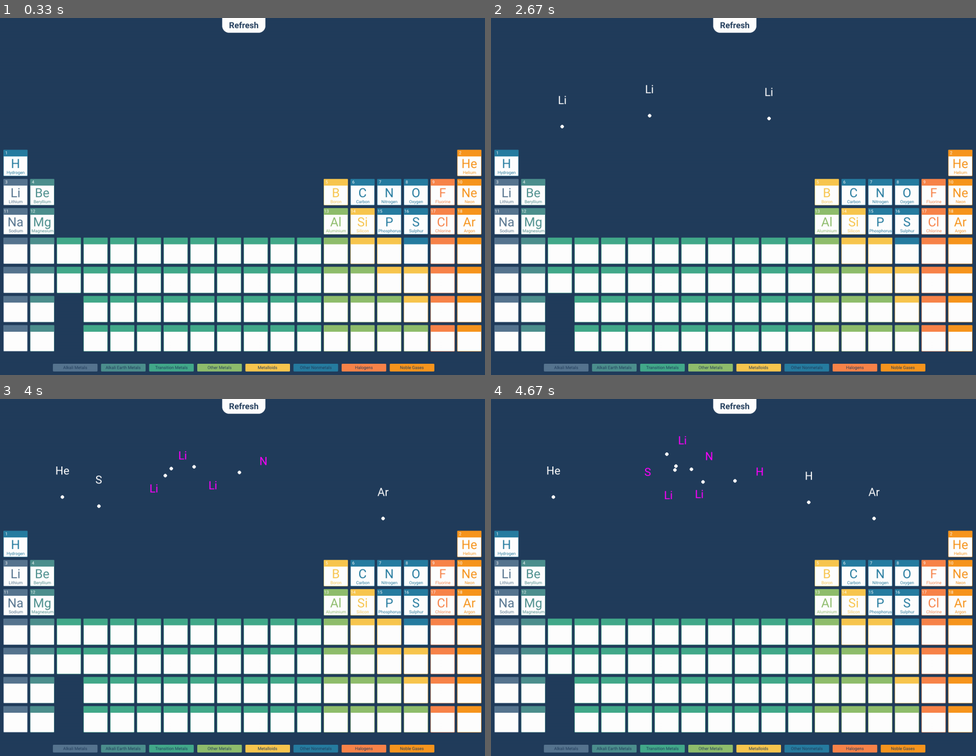
Above: before the commit, frames 1-4 (two rows, left to right).
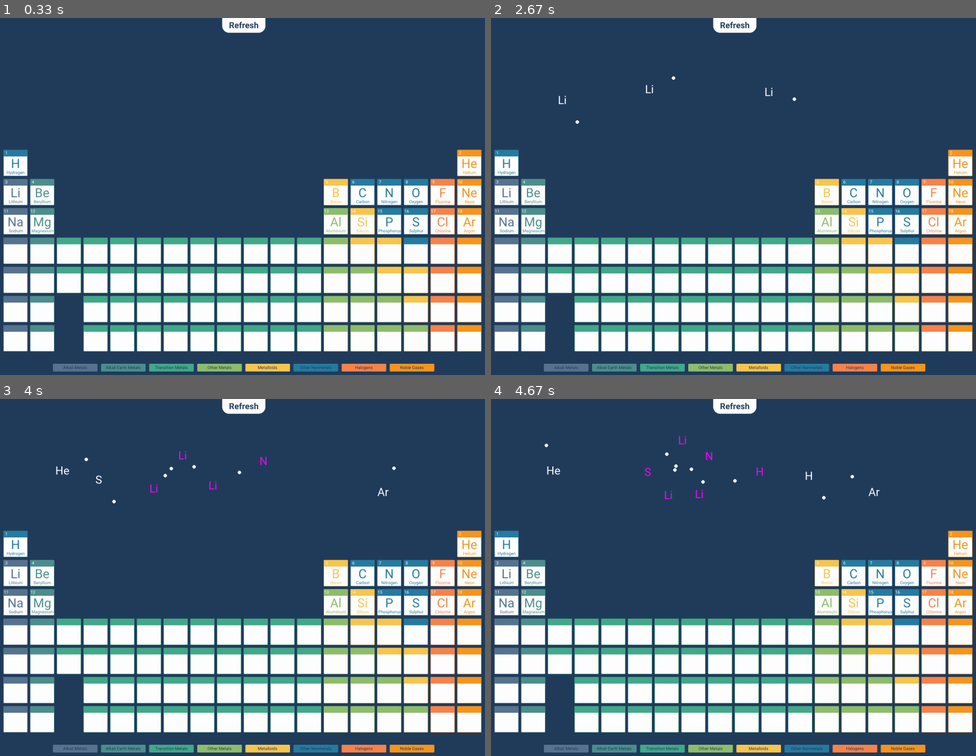
Above: after the commit, the same moments.

Repository: 15collinst/Pygame
Game: pygame game, started from main.py
Same seed, same stepped clock (60 frames per second), same inputs: the game is played once before the commit and once after it.
Inputs (mouse positions are in pixels of both pictures, inside the frame that each line leads up to):
- Up to frame 1 (0.33 s): no input
- Up to frame 2 (2.67 s): press the mouse at (825, 192) at 0.37 s; move the mouse to (767, 146) at 0.47 s; release the mouse at (714, 100) at 0.6 s; click (733, 25) at 0.72 s; press the mouse at (932, 221) at 1.03 s; move the mouse to (874, 182) at 1.13 s; release the mouse at (811, 146) at 1.27 s; press the mouse at (733, 25) at 1.37 s; move the mouse to (675, 167) at 1.47 s; release the mouse at (621, 310) at 1.6 s; press the mouse at (505, 192) at 1.7 s; move the mouse to (568, 139) at 1.8 s; release the mouse at (636, 89) at 1.93 s; press the mouse at (505, 192) at 2.03 s; move the mouse to (646, 142) at 2.13 s; release the mouse at (786, 92) at 2.27 s; press the mouse at (505, 192) at 2.37 s; move the mouse to (529, 146) at 2.47 s; release the mouse at (558, 100) at 2.6 s
- Up to frame 3 (4 s): press the mouse at (470, 602) at 2.7 s; move the mouse to (426, 545) at 2.8 s; release the mouse at (383, 491) at 2.93 s; press the mouse at (470, 541) at 3.03 s; move the mouse to (266, 506) at 3.13 s; release the mouse at (67, 470) at 3.27 s; press the mouse at (388, 573) at 3.37 s; move the mouse to (339, 516) at 3.47 s; release the mouse at (286, 463) at 3.6 s; press the mouse at (417, 602) at 3.7 s; move the mouse to (252, 541) at 3.8 s; release the mouse at (82, 481) at 3.93 s
- Up to frame 4 (4.67 s): press the mouse at (505, 541) at 4.03 s; move the mouse to (636, 502) at 4.13 s; release the mouse at (772, 463) at 4.27 s; press the mouse at (505, 541) at 4.37 s; move the mouse to (665, 509) at 4.47 s; release the mouse at (825, 477) at 4.6 s

Frame 1 is identical in both runs. In frame 2, less than 0.1% of the frame differs, in the area x 14-63%, y 16-32%; in frame 3, less than 0.1%; in frame 4, less than 0.1%.

Commit message:
electrons spin if theyre not bonded

Diff:
--- a/sprite.py
+++ b/sprite.py
@@ -114,10 +114,12 @@
         #draw unbonded electrons
         for electron in element.electrons:
             electron.draw(SCREEN, element.x, element.y)
+            if electron.get_bonded() == None:
+                electron.angle += 1
 
     def set_bonded(element, other_element):
         for electron in element.electrons:
-            if electron.bonded_element == None:
+            if electron. get_bonded() == None:
                 electron.set_bonded(other_element)
 
         # make the element go pink to show its bonded
@@ -144,13 +146,6 @@
 
         return x,y
 
-    def rotate_electrons(element, other_element):
-        for electron in element.electrons:
-            if not electron.get_bonded():
-                electron.colour = (255, 0, 0)
-                electron.rotate_electron(other_element.x, other_element.y, element.x, element.y)
-
 # Things left to do:
-# Make sure bonded / stable elements do not attract others
 # Space out any non bonded electrons
 # done
